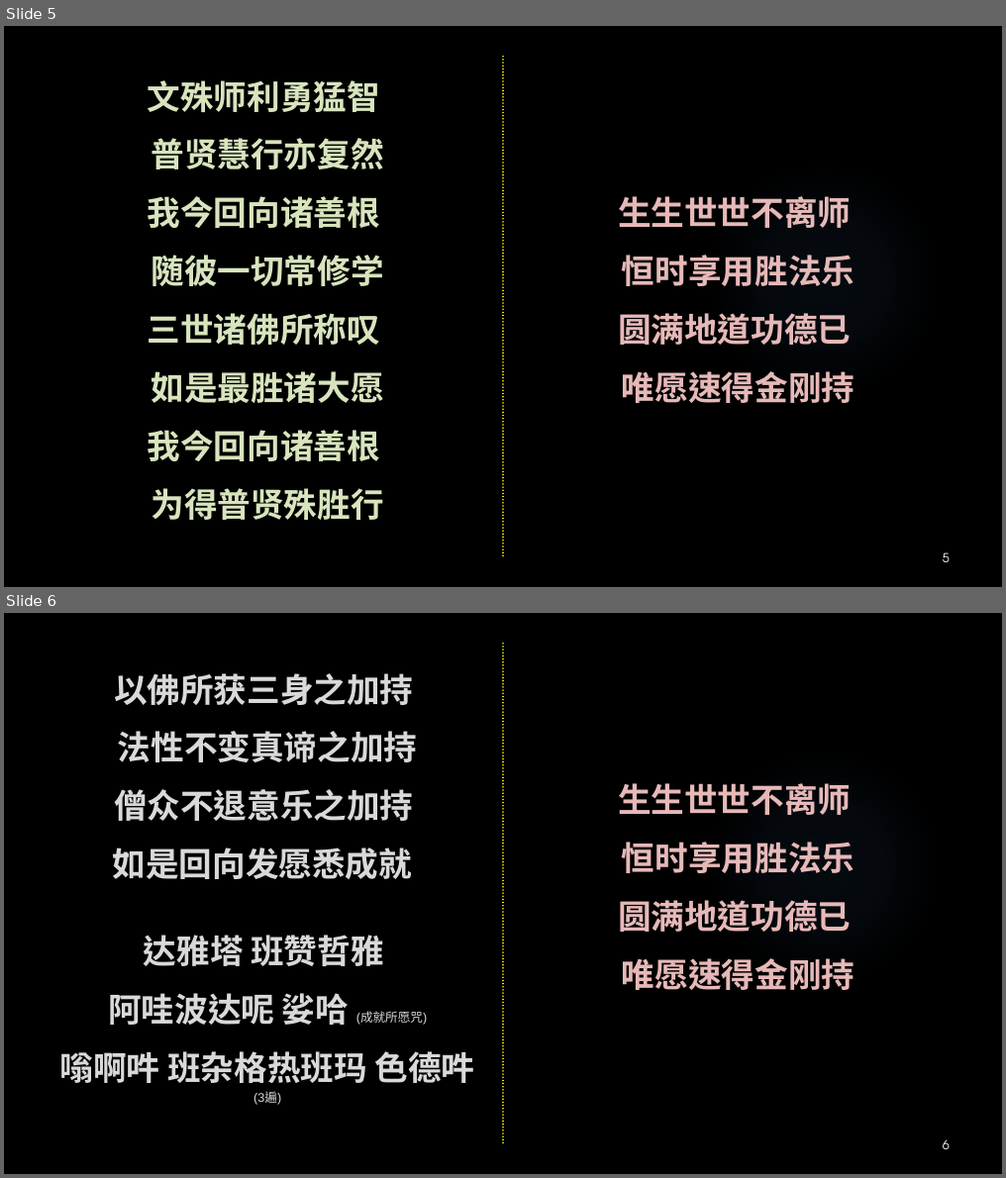
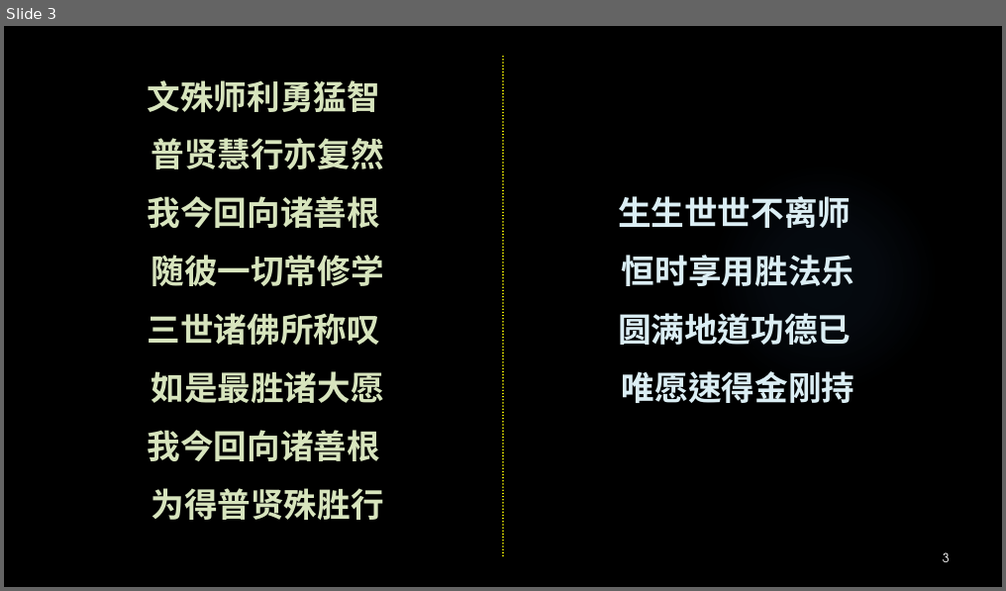
Before and after one commit to zuokun2013/hdv, a slide deck: other/回向2021.pptx. Shown one above the other, each under a label of ours: slides 5 and 6 before the commit, slide 3 after it. The pictures are 1006x1178 and 1006x591 pixels, drawn with LibreOffice and Linux fonts; fonts in the diff are those of the drawing; background and template pictures are left out. Boxes give left, top, right and bottom in pixels: in the first picture for what was removed or moved away, otherwise in the second. Text is boxed around its words. In the diff, an @@ line names an element or a change of style, - is before the commit and + after.

```diff
--- a/other/回向2021.pptx
+++ b/other/回向2021.pptx
@@ slide 6 removed at bbox=[4, 613, 1002, 1174], background picture (left out); not listed: 2 template elements that a slide beside it also shows @@
@@ text removed at bbox=[60, 673, 475, 1105] @@
-以佛所获三身之加持
-法性不变真谛之加持
-僧众不退意乐之加持
-如是回向发愿悉成就
-达雅塔 班赞哲雅
-阿哇波达呢 娑哈 (成就所愿咒)
-嗡啊吽 班杂格热班玛 色德吽(3遍)
@@ text removed at bbox=[618, 783, 854, 990] @@
-生生世世不离师
-恒时享用胜法乐
-圆满地道功德已
-唯愿速得金刚持
@@ page number removed at bbox=[943, 1140, 949, 1150] @@
-6
@@ what was slide 5 is now slide 3 @@
@@ slide 3 changed as well @@
@@ text "生生世世不离师" at bbox=[618, 196, 854, 403]: text colour #E6B9B8 to #DBEEF4 @@
@@ page number at bbox=[943, 553, 949, 563]: text changed @@
-5
+3
```
Also in this commit, not shown: 6 other slides changed, 4 other slides removed, 10 other files.
